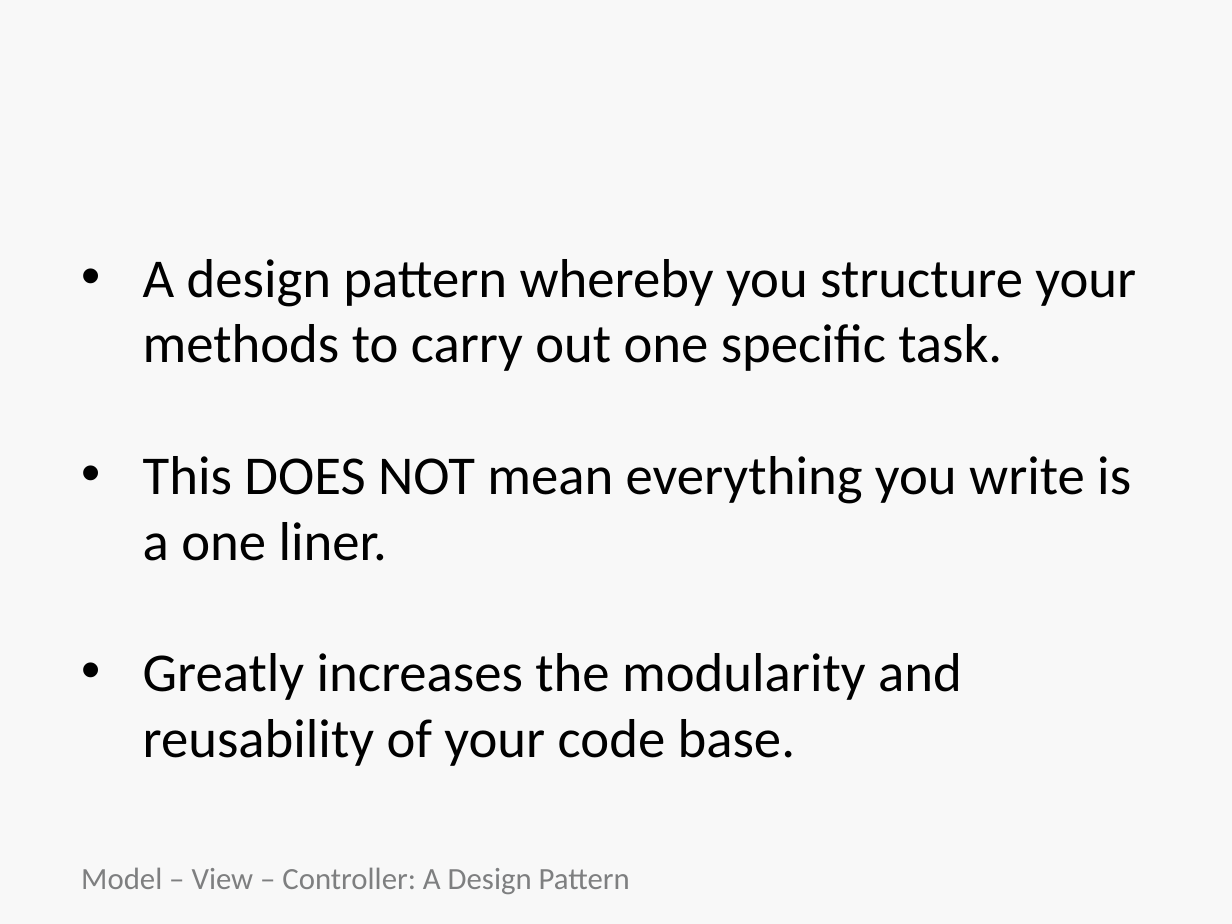
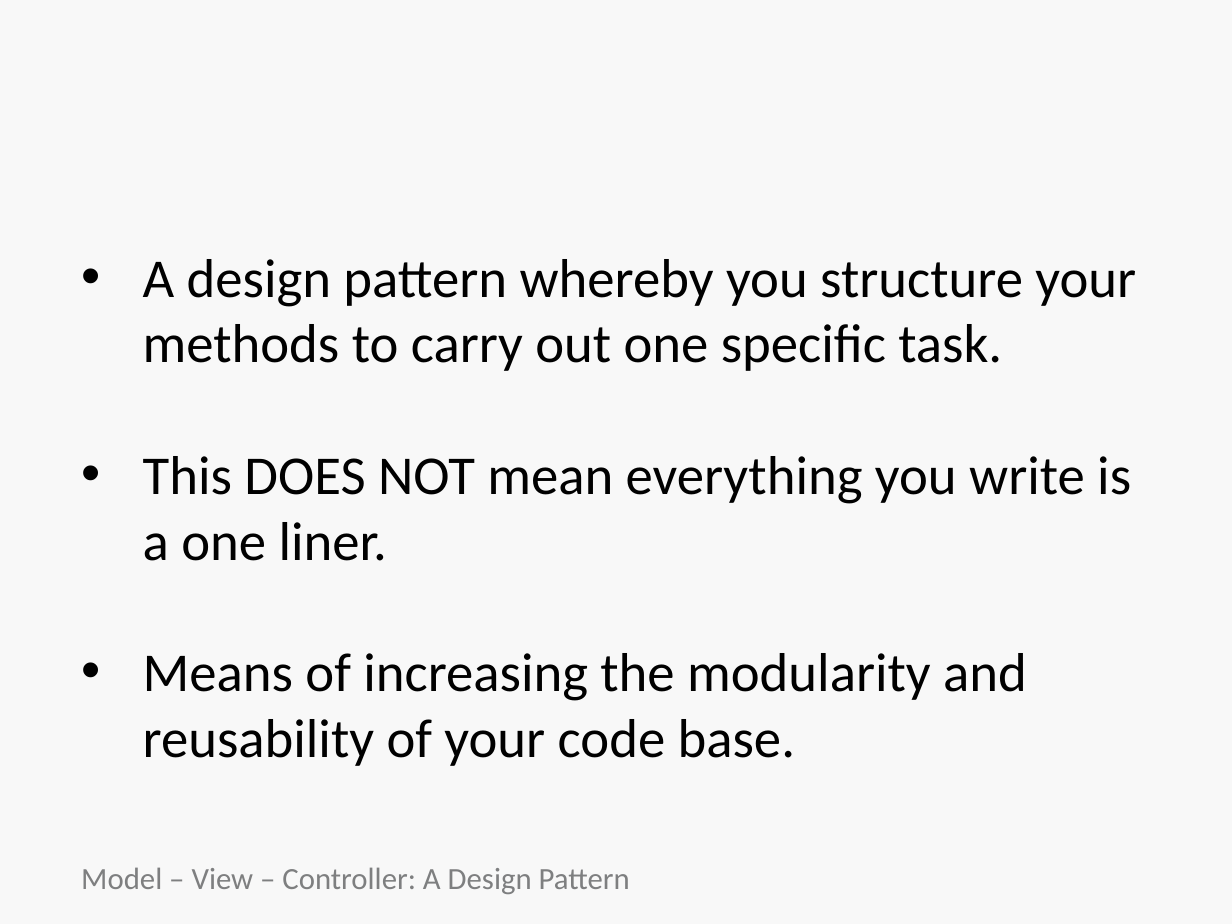
Before and after one commit to bootcoder/lectures, a slide deck: slide 27 of 1phase/mvc-single-res/HT-MVC.pptx. Drawn at 1232x924 pixels with LibreOffice and Linux fonts; fonts in the diff are those of the drawing; background and template pictures are left out. Boxes give left, top, right and bottom in pixels: in the first picture for what was removed or moved away, otherwise in the second. Text is boxed around its words. In the diff, an @@ line names an element or a change of style, - is before the commit and + after.

Commit message:
update HT-MVC slides

```diff
--- a/1phase/mvc-single-res/HT-MVC.pptx
+++ b/1phase/mvc-single-res/HT-MVC.pptx
@@ text at box(143, 653, 1027, 766): text changed @@
-• Greatly increases the modularity and reusability of your code base.
+• Means of increasing the modularity and reusability of your code base.
```
